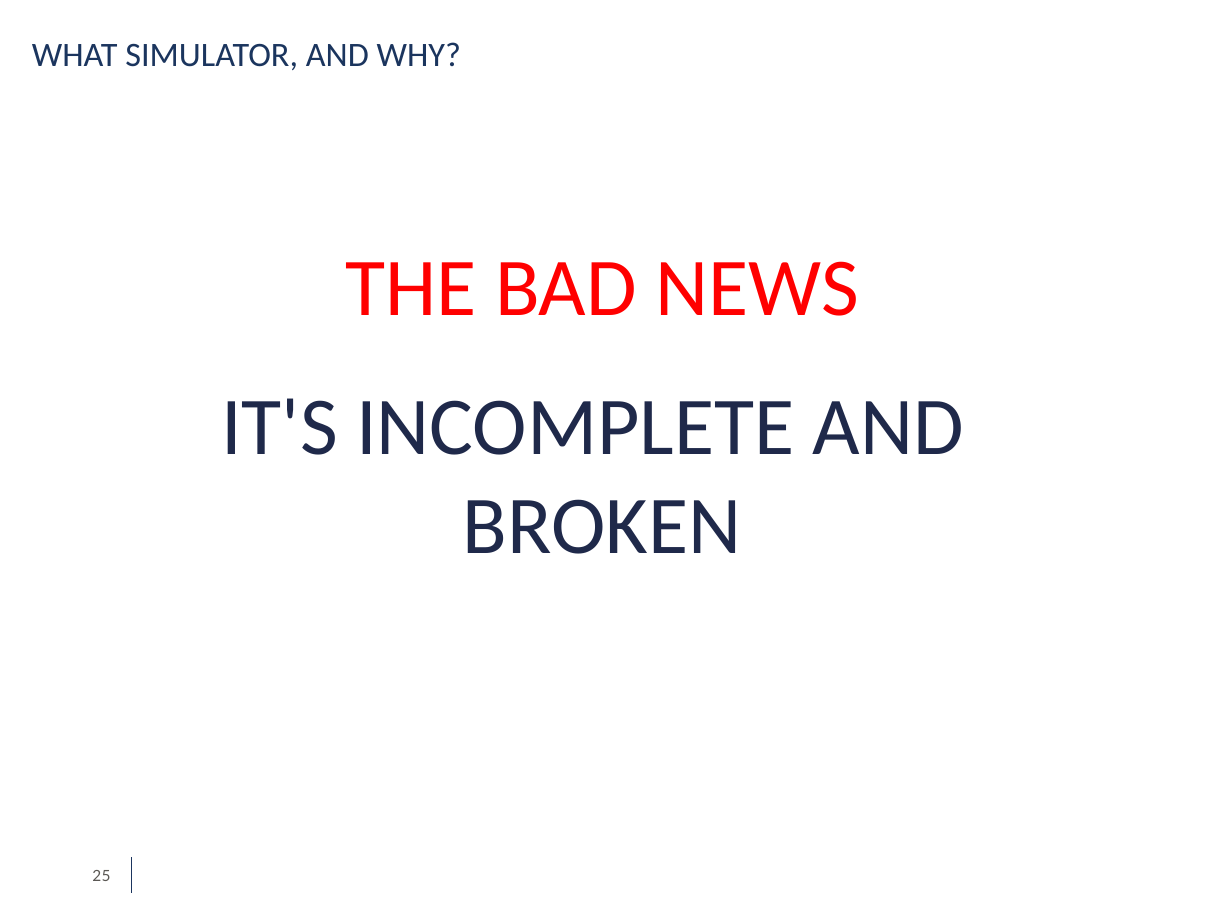
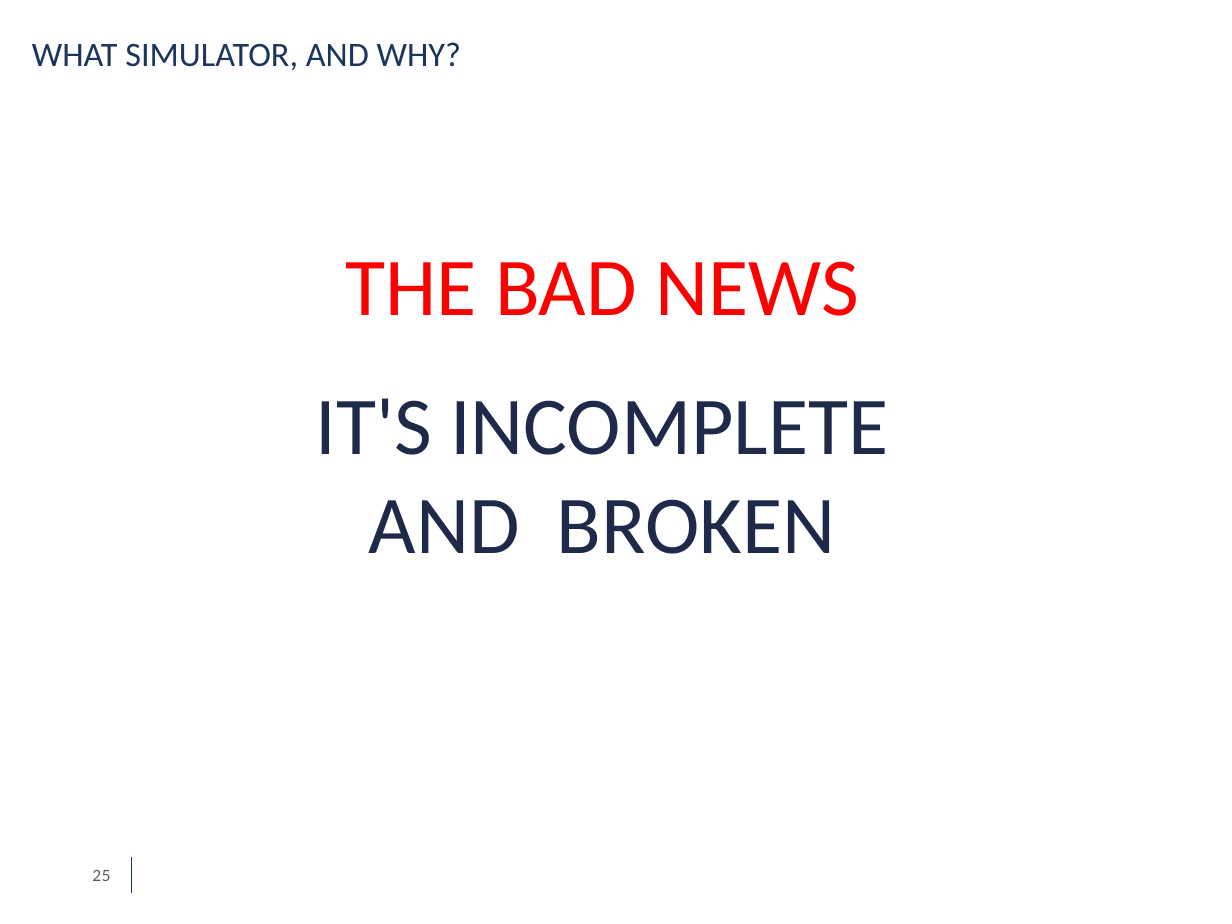
Before and after one commit to simdeistud/bachelors-thesis, a slide deck: slide 25 of SlidesDeiana4_3 -ABRIDGED.pptx. Drawn at 1232x924 pixels with LibreOffice and Linux fonts; fonts in the diff are those of the drawing; background and template pictures are left out. Boxes give left, top, right and bottom in pixels: in the first picture for what was removed or moved away, otherwise in the second. Text is boxed around its words. In the diff, an @@ line names an element or a change of style, - is before the commit and + after.

```diff
--- a/SlidesDeiana4_3 -ABRIDGED.pptx
+++ b/SlidesDeiana4_3 -ABRIDGED.pptx
@@ text at box(315, 398, 888, 554): text changed @@
-IT'S INCOMPLETE AND BROKEN
+IT'S INCOMPLETE
+AND BROKEN
```
Also in this commit, not shown: 9 other slides changed, 1 slide added, 1 other file.
